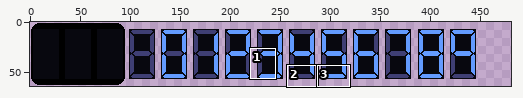
Two versions of one pixel-art file, assets/asperite_files/numbers.aseprite. Above, an overview of the earlier version with the close-up marked.
Close-up. First the earlier version:
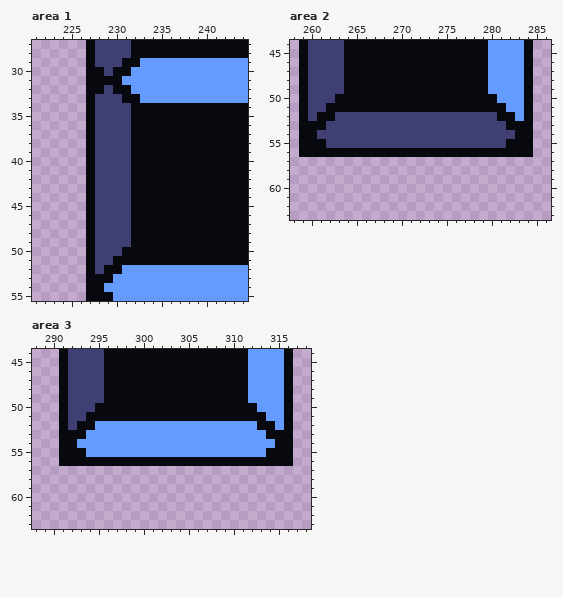
1024x64 pixels, 1 frame. Shown: area 1: x 221..244, y 27..55; area 2: x 258..286, y 44..63; area 3: x 288..318, y 44..63. The wide view leaves out empty margins. The commit also changed other parts of the picture, which this record leaves out.
Once edited:
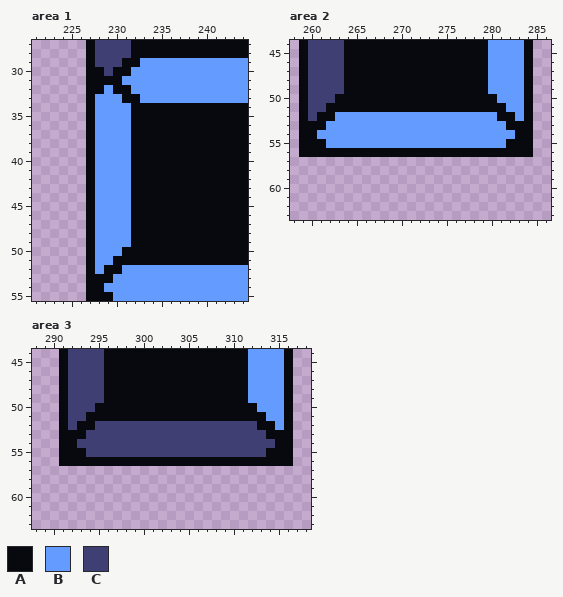
Palette (. is transparent): A #08080f  B #639bff  C #3f3f74
Changes in this commit:
--- area 1, layer "number segments"
@@ x 226..233 @@
 31 .AAAABBB
-32 .AACAABB
-33 .ACCCAAB
-34 .ACCCCAA
-35 .ACCCCAA
-36 .ACCCCAA
-37 .ACCCCAA
-38 .ACCCCAA
-39 .ACCCCAA
-40 .ACCCCAA
-41 .ACCCCAA
-42 .ACCCCAA
-43 .ACCCCAA
-44 .ACCCCAA
-45 .ACCCCAA
-46 .ACCCCAA
-47 .ACCCCAA
-48 .ACCCCAA
-49 .ACCCCAA
-50 .ACCCAAA
-51 .ACCAAAA
-52 .ACAABBB
+32 .AABAABB
+33 .ABBBAAB
+34 .ABBBBAA
+35 .ABBBBAA
+36 .ABBBBAA
+37 .ABBBBAA
+38 .ABBBBAA
+39 .ABBBBAA
+40 .ABBBBAA
+41 .ABBBBAA
+42 .ABBBBAA
+43 .ABBBBAA
+44 .ABBBBAA
+45 .ABBBBAA
+46 .ABBBBAA
+47 .ABBBBAA
+48 .ABBBBAA
+49 .ABBBBAA
+50 .ABBBAAA
+51 .ABBAAAA
+52 .ABAABBB
 53 .AAABBBB
--- area 2, layer "number segments"
@@ x 258..286 @@
 51 .ACCAAAAAAAAAAAAAAAAAAAABBA..
-52 .ACAACCCCCCCCCCCCCCCCCCAABA..
-53 .AAACCCCCCCCCCCCCCCCCCCCAAA..
-54 .AACCCCCCCCCCCCCCCCCCCCCCAA..
-55 .AAACCCCCCCCCCCCCCCCCCCCAAA..
+52 .ACAABBBBBBBBBBBBBBBBBBAABA..
+53 .AAABBBBBBBBBBBBBBBBBBBBAAA..
+54 .AABBBBBBBBBBBBBBBBBBBBBBAA..
+55 .AAABBBBBBBBBBBBBBBBBBBBAAA..
 56 .AAAAAAAAAAAAAAAAAAAAAAAAAA..
--- area 3, layer "number segments"
@@ x 288..318 @@
 51 ...ACCAAAAAAAAAAAAAAAAAAAABBA..
-52 ...ACAABBBBBBBBBBBBBBBBBBAABA..
-53 ...AAABBBBBBBBBBBBBBBBBBBBAAA..
-54 ...AABBBBBBBBBBBBBBBBBBBBBBAA..
-55 ...AAABBBBBBBBBBBBBBBBBBBBAAA..
+52 ...ACAACCCCCCCCCCCCCCCCCCAABA..
+53 ...AAACCCCCCCCCCCCCCCCCCCCAAA..
+54 ...AACCCCCCCCCCCCCCCCCCCCCCAA..
+55 ...AAACCCCCCCCCCCCCCCCCCCCAAA..
 56 ...AAAAAAAAAAAAAAAAAAAAAAAAAA..
Boxes around the changes in both close-ups, in picture pixels (x1, y1, x2, y2):
changed: (95, 85, 131, 274)
changed: (317, 112, 515, 148)
changed: (77, 421, 275, 457)
